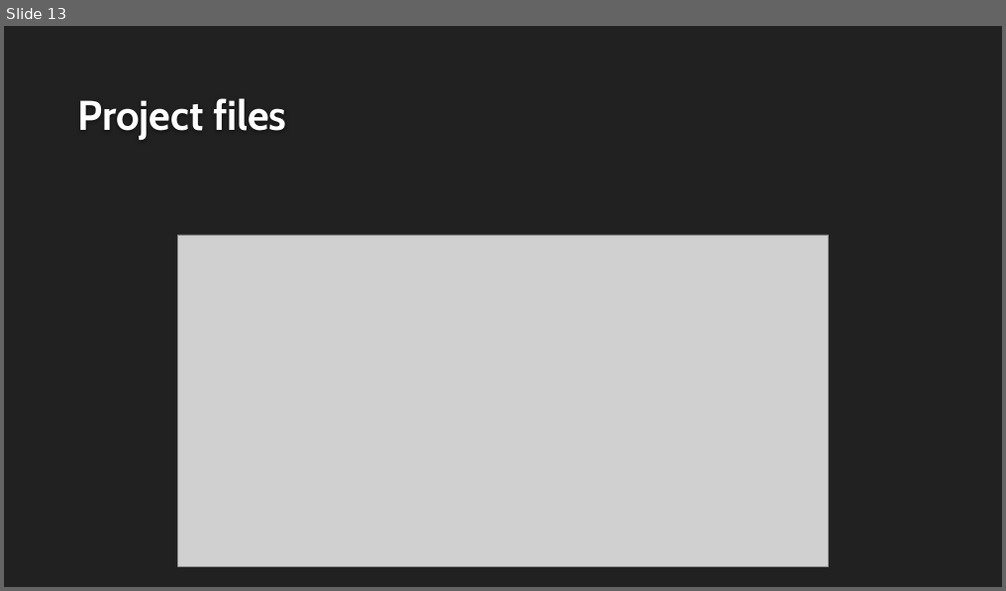
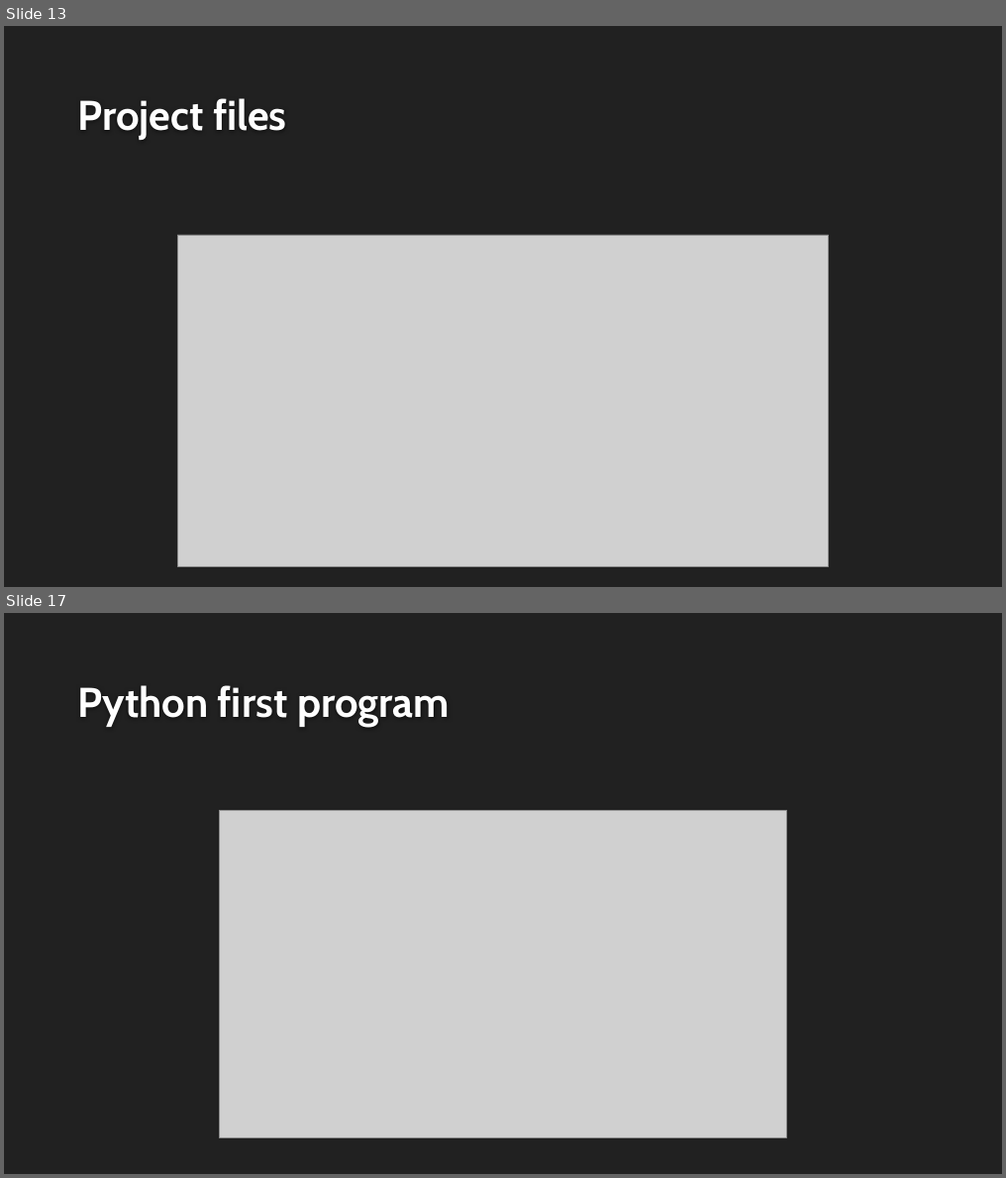
Before and after one commit to mehran-tarif/python-course, a slide deck: Programming from zero to hero.pptx. Shown one above the other, each under a label of ours: slide 13 before the commit, slides 13 and 17 after it; the slides between them are not shown. The pictures are 1006x591 and 1006x1178 pixels, drawn with LibreOffice and Linux fonts; fonts in the diff are those of the drawing; grey boxes stand for pictures; background and template pictures are left out. Boxes give left, top, right and bottom in pixels: in the first picture for what was removed or moved away, otherwise in the second. Text is boxed around its words. In the diff, an @@ line names an element or a change of style, - is before the commit and + after.

```diff
--- a/Programming from zero to hero.pptx
+++ b/Programming from zero to hero.pptx
@@ slide 17 added at box(4, 613, 1002, 1174), background #212121 @@
@@ title added at box(78, 685, 450, 726), 40 pt, text #FEFEFE, bold @@
+Python first program
@@ picture added at box(220, 811, 786, 1138) @@
```
Also in this commit, not shown: 3 other slides added, 1 other file.
